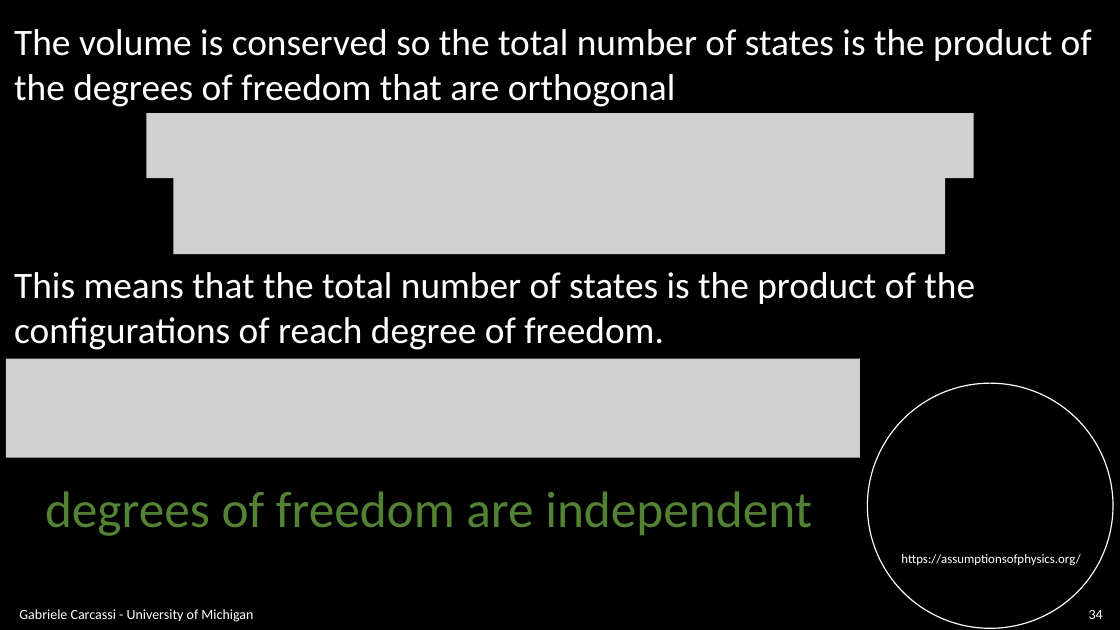
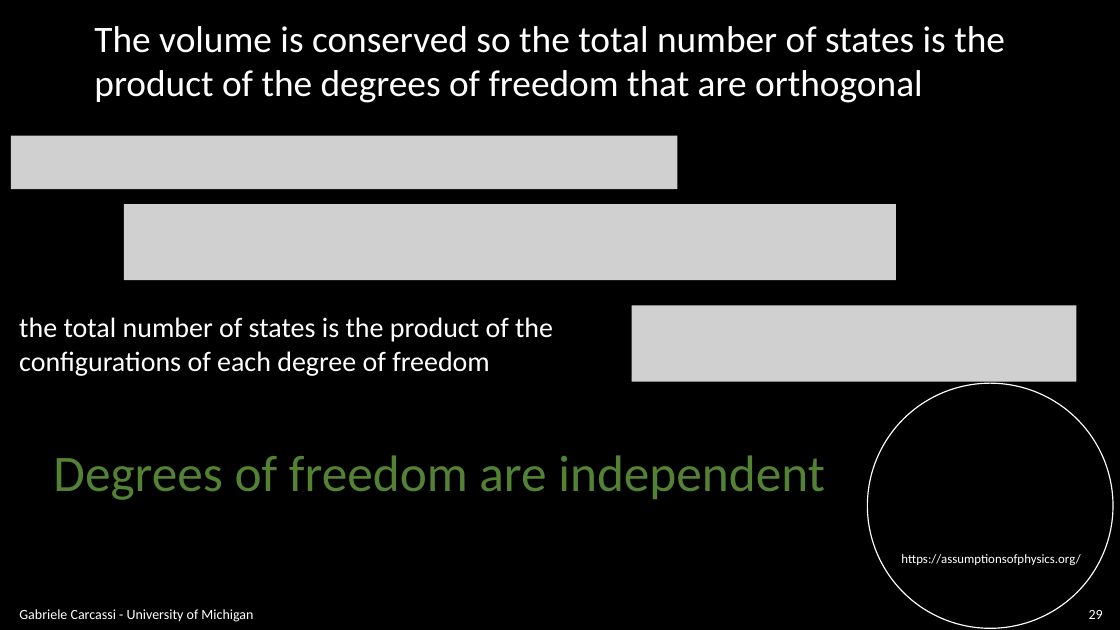
Before and after one commit to assumptionsofphysics/slides, a slide deck: slide 29 of BookCompanions-v2/RP-Class-4.pptx (slide 34 before the commit). Drawn at 1120x630 pixels with LibreOffice and Linux fonts; fonts in the diff are those of the drawing; grey boxes stand for pictures; background and template pictures are left out. Boxes give left, top, right and bottom in pixels: in the first picture for what was removed or moved away, otherwise in the second. Text is boxed around its words. In the diff, an @@ line names an element or a change of style, - is before the commit and + after.

```diff
--- a/BookCompanions-v2/RP-Class-4.pptx
+++ b/BookCompanions-v2/RP-Class-4.pptx
@@ text at (x1=94, y1=26, x2=1005, y2=103): spaces changed @@
-The volume is conserved so the total number of states is the product of
-the degrees of freedom that are orthogonal
+The volume is conserved so the total number of states is the
+product of the degrees of freedom that are orthogonal
@@ picture removed at (x1=146, y1=113, x2=974, y2=178) @@
@@ picture added at (x1=11, y1=135, x2=677, y2=189) @@
@@ picture removed at (x1=173, y1=178, x2=945, y2=254) @@
@@ picture added at (x1=124, y1=204, x2=896, y2=280) @@
@@ text at (x1=19, y1=317, x2=553, y2=376): text changed; size 32 to 24 pt @@
-This means that the total number of states is the product of the
-configurations of reach degree of freedom.
+the total number of states is the product of the
+configurations of each degree of freedom
@@ picture added at (x1=632, y1=306, x2=1076, y2=382) @@
@@ picture removed at (x1=6, y1=359, x2=860, y2=458) @@
@@ text at (x1=53, y1=455, x2=825, y2=500): text changed @@
-degrees of freedom are independent
+Degrees of freedom are independent
@@ page number at (x1=1089, y1=610, x2=1103, y2=619): text changed @@
-34
+29
```
Also in this commit, not shown: 20 other slides changed, 18 slides added, 21 slides removed, 1 other file.
